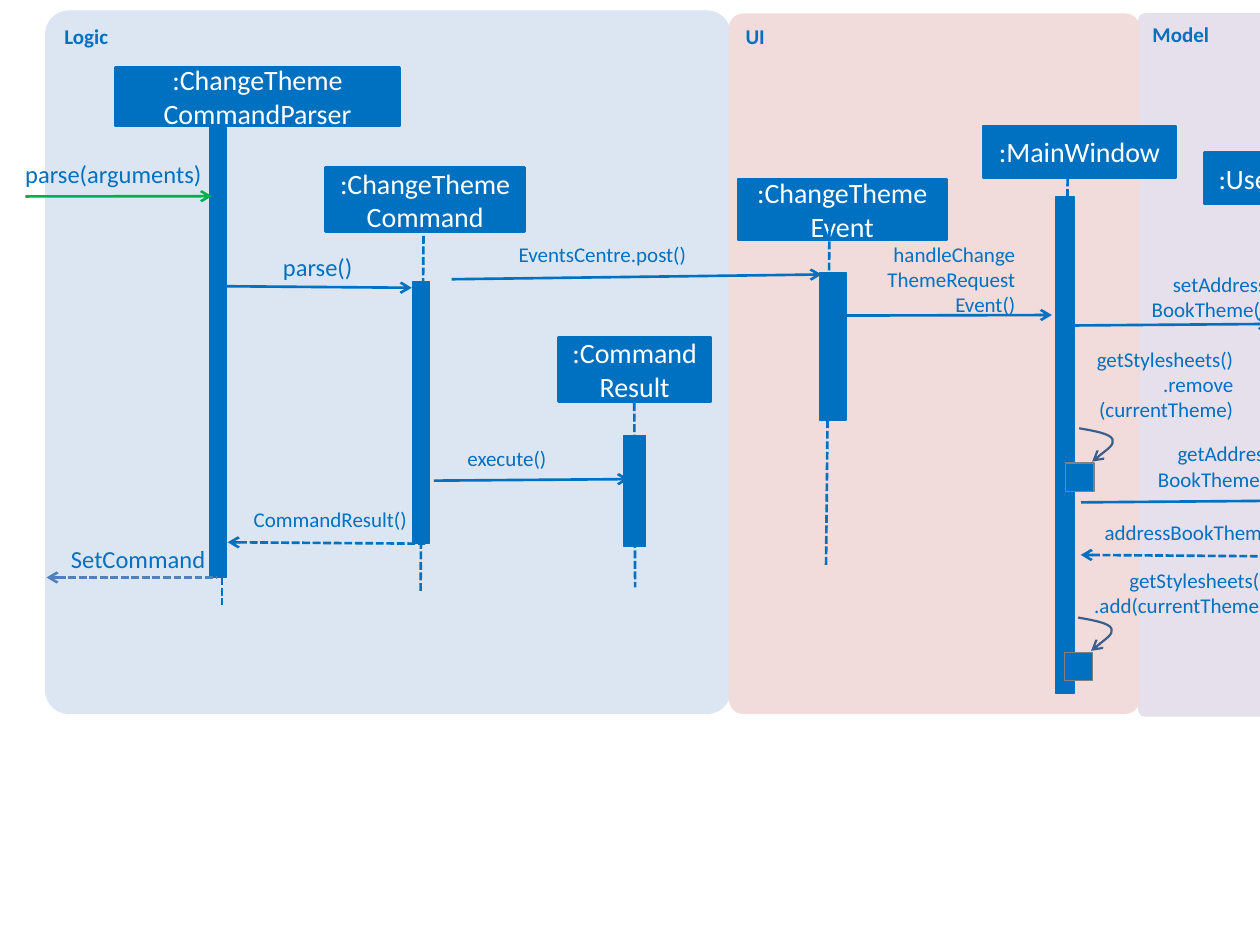
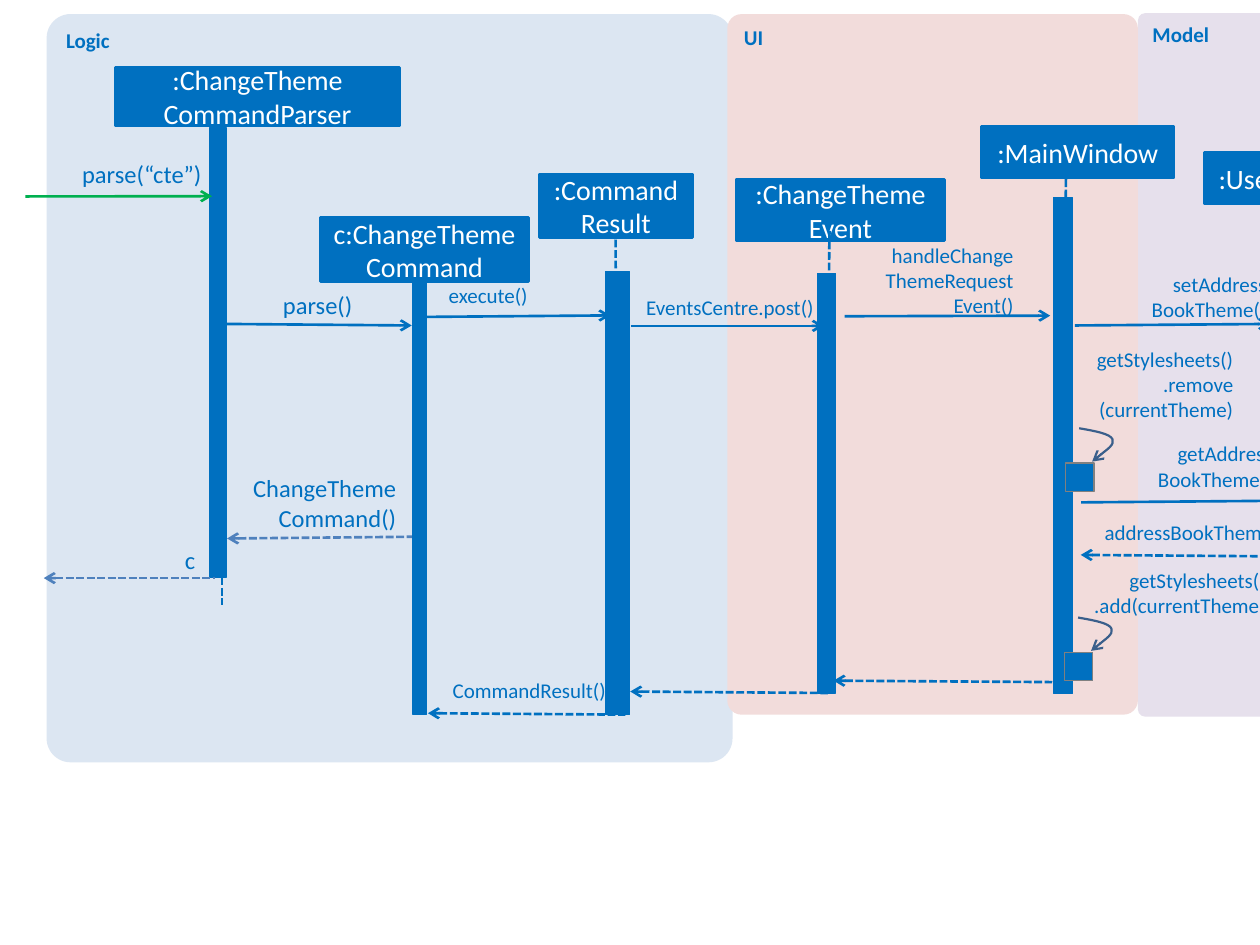
Before and after one commit to reposense/main, a slide deck: slide 1 of docs/diagrams/ChangeThemeCommandSequence.pptx. Drawn at 1260x945 pixels with LibreOffice and Linux fonts; fonts in the diff are those of the drawing. Boxes give left, top, right and bottom in pixels: in the first picture for what was removed or moved away, otherwise in the second. Text is boxed around its words. In the diff, an @@ line names an element or a change of style, - is before the commit and + after.

```diff
--- a/docs/diagrams/ChangeThemeCommandSequence.pptx
+++ b/docs/diagrams/ChangeThemeCommandSequence.pptx
@@ rounded rectangle "Logic": place and size @@
-rounded rectangle "Logic" at bbox=[45, 10, 731, 713]
+rounded rectangle "Logic" at bbox=[47, 14, 732, 762]
@@ text at bbox=[82, 165, 201, 187]: text changed @@
-parse(arguments)
+parse(“cte”)
@@ rectangle "c:ChangeTheme": place and size @@
-rectangle "c:ChangeTheme" at bbox=[325, 168, 524, 232]
+rectangle "c:ChangeTheme" at bbox=[320, 218, 528, 282]
@@ text in rectangle at bbox=[334, 224, 516, 249]: text changed @@
-:ChangeTheme
+c:ChangeTheme
@@ 1 rectangle, 1 text, 1 line: place and size @@
-1 rectangle, 1 text, 1 line at bbox=[467, 338, 711, 587]
+1 rectangle, 1 text, 1 line at bbox=[449, 174, 692, 423]
@@ text "parse()": place and size @@
-text "parse()" at bbox=[283, 258, 352, 280]
+text "parse()" at bbox=[283, 296, 352, 318]
@@ rectangle: place and size @@
-rectangle at bbox=[413, 282, 430, 544]
+rectangle at bbox=[413, 282, 427, 716]
@@ line moved from (423, 236) - (421, 593) to (423, 271) - (421, 629) @@
@@ rectangle: place and size @@
-rectangle at bbox=[624, 435, 645, 546]
+rectangle at bbox=[605, 271, 629, 714]
@@ text "EventsCentre.post()": place and size @@
-text "EventsCentre.post()" at bbox=[519, 247, 686, 266]
+text "EventsCentre.post()" at bbox=[646, 300, 813, 322]
@@ rectangle: place and size @@
-rectangle at bbox=[819, 272, 845, 420]
+rectangle at bbox=[818, 273, 835, 693]
@@ arrow moved from (226, 286) - (412, 287) to (226, 324) - (412, 325) @@
@@ arrow moved from (433, 480) - (629, 479) to (416, 318) - (610, 315) @@
@@ arrow moved from (451, 280) - (822, 275) to (631, 326) - (824, 326) @@
@@ text added at bbox=[253, 480, 397, 530], 14 pt, text #0070C0 @@
+ChangeTheme
+Command()
@@ arrow moved from (47, 577) - (217, 577) to (227, 538) - (420, 537) @@
@@ text removed at bbox=[71, 551, 205, 568] @@
-SetCommand
@@ text added at bbox=[185, 557, 195, 569], 14 pt, text #0070C0 @@
+c
@@ arrow added from (214, 578) to (44, 578), #4F81BD 1.5 pt dashed @@
@@ text "CommandResult()" rewrapped from bbox=[254, 512, 407, 530] to bbox=[453, 680, 606, 704] @@
@@ arrow added from (1052, 682) to (834, 680), #0070C0 1.5 pt dashed @@
@@ arrow added from (625, 714) to (428, 713), #0070C0 1.5 pt dashed @@
@@ arrow moved from (228, 542) - (426, 544) to (630, 692) - (828, 693) @@
```
Also in this commit, not shown: 10 other files.
